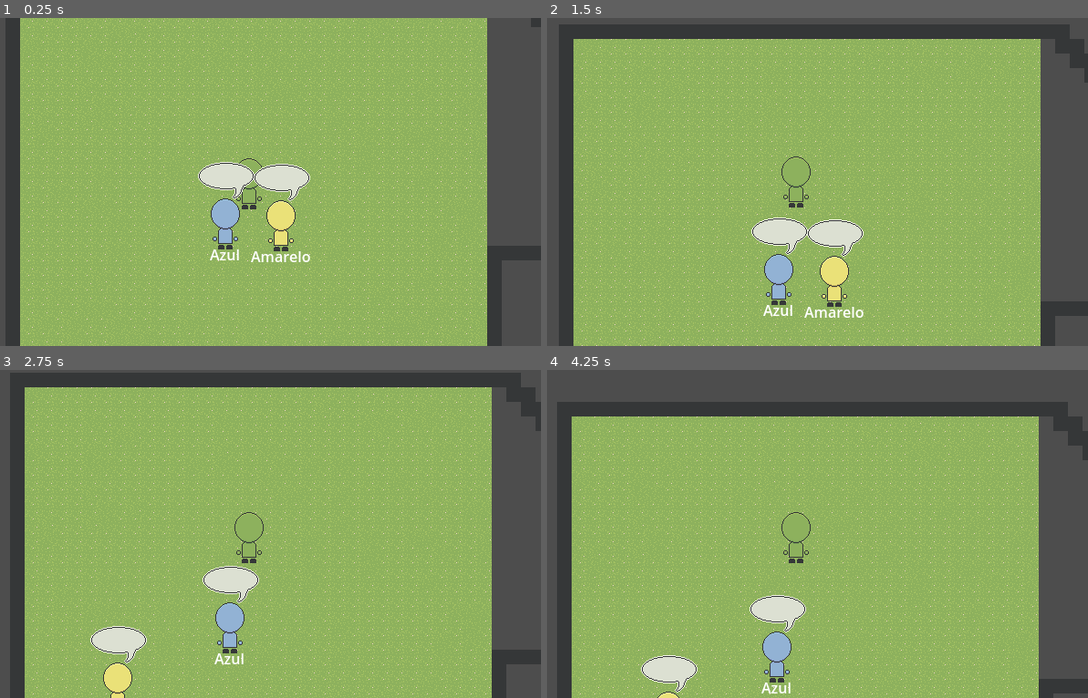
Above: before the commit, frames 1-4 (two rows, left to right).
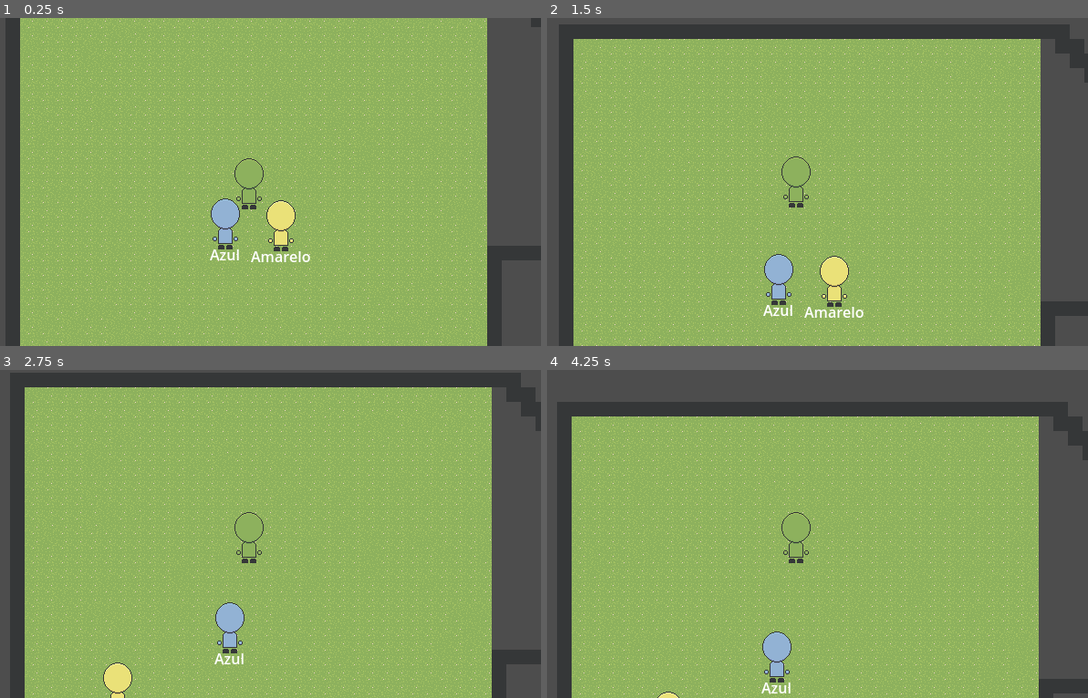
Above: after the commit, the same moments.

Repository: AugustoRemus/DetetiveGrafos
Game: Godot game, scene res://Scenes/DebugTeste/fase_debug.tscn
Same seed, same stepped clock (60 frames per second), same inputs: the game is played once before the commit and once after it.
Inputs (mouse positions are in pixels of both pictures, inside the frame that each line leads up to):
- Up to frame 1 (0.25 s): no input
- Up to frame 2 (1.5 s): tap Enter at 0.5 s; move the mouse to (925, 165) at 0.52 s; hold W (up) 0.53-1.28 s; tap E (E) at 0.6 s; tap A (L) at 0.8, 1.35 s; move the mouse to (676, 198) at 1.27 s; hold S (down) from 1.28 s (still down)
- Up to frame 3 (2.75 s): tap Q (Q) at 1.55, 2.1 s; move the mouse to (308, 461) at 2.02 s; release S (down) at 2.03 s; hold W (up) from 2.03 s (still down); tap D (R) at 2.3 s
- Up to frame 4 (4.25 s): move the mouse to (768, 599) at 2.77 s; tap D (R) at 2.85 s; tap E (E) at 3.05, 3.6 s; move the mouse to (968, 583) at 3.52 s; release W (up) at 3.53 s; hold S (down) from 3.53 s (still down); tap A (L) at 3.8 s

The runs differ from the first frame. In frame 1, 1.5% of the frame differs, in the area x 36-58%, y 43-56%; in frame 2, 1.5%; in frame 3, 1.5%; in frame 4, 1.5%, in the area x 17-48%, y 68-99%.

Commit message:
baloes funcionando

Diff:
--- a/detetivegrafos/Scenes/base_np_cs.tscn
+++ b/detetivegrafos/Scenes/base_np_cs.tscn
@@ -1,15 +1,22 @@
-[gd_scene load_steps=12 format=3 uid="uid://p06c8bn2f2o4"]
+[gd_scene load_steps=16 format=3 uid="uid://p06c8bn2f2o4"]
 
 [ext_resource type="Script" uid="uid://qr814uioqvcr" path="res://Scripts/NPCs/base_np_cs.gd" id="1_cf2bg"]
 [ext_resource type="Texture2D" uid="uid://cyjrq7vohb5rb" path="res://Sprites/Placeholders/NPCAzul.png" id="1_udhxp"]
+[ext_resource type="Script" uid="uid://77eldh1g5rrx" path="res://Scripts/NPCs/LogicaBalao.gd" id="3_8tr8j"]
 [ext_resource type="Script" uid="uid://do2li500nlhjs" path="res://Scripts/NPCs/spriteNPCs.gd" id="3_y6ahf"]
+[ext_resource type="Texture2D" uid="uid://cmairux3gbi5n" path="res://Sprites/Placeholders/deslikePNG.png" id="4_4tvce"]
 [ext_resource type="Texture2D" uid="uid://u1m0qrq4xts8" path="res://Sprites/Placeholders/silhueta.png" id="4_nf2cc"]
 [ext_resource type="Script" uid="uid://c7vb66rsbo7d4" path="res://Scripts/NPCs/navigation_agent_2d.gd" id="4_y6ahf"]
+[ext_resource type="Texture2D" uid="uid://c43qslgwer5la" path="res://Sprites/Placeholders/likePNG.png" id="5_pcq1i"]
 [ext_resource type="Script" uid="uid://ckf1g5wqysw3g" path="res://Scripts/NPCs/logica_destino.gd" id="5_ujk41"]
 [ext_resource type="Script" uid="uid://tuo8pkkfmcsi" path="res://Scripts/NPCs/animacao.gd" id="6_ypi4a"]
 [ext_resource type="Script" uid="uid://sp1uarpyia7f" path="res://Scripts/NPCs/nome_cor.gd" id="8_lxbre"]
 [ext_resource type="Script" uid="uid://dhl8l8mv4waxx" path="res://Scripts/NPCs/logica_interacoes.gd" id="9_taqbl"]
 [ext_resource type="Texture2D" uid="uid://blqrrynie23yc" path="res://Sprites/Placeholders/BalaoBasePNG.png" id="10_wbx1d"]
+
+[sub_resource type="Curve" id="Curve_4tvce"]
+_data = [Vector2(0.0691489, 1), 0.0, 0.0, 0, 0, Vector2(0.526596, 0.52809), 0.0, 0.0, 0, 0, Vector2(1, 0), 0.0, 0.0, 0, 0]
+point_count = 3
 
 [sub_resource type="RectangleShape2D" id="RectangleShape2D_ypi4a"]
 size = Vector2(13, 12)
@@ -26,9 +33,17 @@
 silhuetaNodo = NodePath("Sprite/Silhueta")
 "LogicaInteraçoes" = NodePath("LogicaInteracoes")
 
-[node name="BalaoBasePng" type="Sprite2D" parent="."]
+[node name="BalaoBasePng" type="Sprite2D" parent="." node_paths=PackedStringArray("timer")]
+visible = false
 position = Vector2(1, -38)
 texture = ExtResource("10_wbx1d")
+script = ExtResource("3_8tr8j")
+baloes = Array[Texture2D]([ExtResource("4_4tvce"), ExtResource("5_pcq1i")])
+timer = NodePath("timerBalao")
+_visibitiCurve = SubResource("Curve_4tvce")
+
+[node name="timerBalao" type="Timer" parent="BalaoBasePng"]
+wait_time = 3.0
 
 [node name="Sprite" type="Sprite2D" parent="."]
 texture = ExtResource("1_udhxp")
@@ -70,7 +85,9 @@
 autowrap_mode = 2
 script = ExtResource("8_lxbre")
 
-[node name="LogicaInteracoes" type="Node" parent="."]
+[node name="LogicaInteracoes" type="Node" parent="." node_paths=PackedStringArray("logicaBalao")]
 script = ExtResource("9_taqbl")
+logicaBalao = NodePath("../BalaoBasePng")
 
+[connection signal="timeout" from="BalaoBasePng/timerBalao" to="BalaoBasePng" method="_on_timer_balao_timeout"]
 [connection signal="timeout" from="timerDestino" to="NavigationAgent2D" method="_on_timer_destino_timeout"]
--- /dev/null
+++ b/detetivegrafos/Scripts/NPCs/LogicaBalao.gd
@@ -0,0 +1,26 @@
+extends Sprite2D
+
+@export var baloes: Array[Texture2D]
+
+@export var timer: Timer
+
+
+#curva q vai definir a visibilidade, implementar dps
+@export var _visibitiCurve: Curve
+
+#tempo da animacao
+@export var _duracao: float
+
+
+func exibirBalao(balao:int):
+	#starta o timer
+	timer.start()
+	#define a textura
+	texture = baloes[balao]
+	#mostra
+	visible = true
+
+
+func _on_timer_balao_timeout() -> void:
+	visible = false
+	#_sumindo = true
--- a/detetivegrafos/Scripts/NPCs/logica_interacoes.gd
+++ b/detetivegrafos/Scripts/NPCs/logica_interacoes.gd
@@ -1,5 +1,6 @@
 extends Node
 @onready var base_np_cs: NPCClasse = $".."
+@export var logicaBalao: Sprite2D
 
 #matriz
 var _matriz
@@ -32,13 +33,10 @@
 
 	#sao da mesma cor, esta pedindo o id igual
 	if(idInteracao == base_np_cs.id):
-		print("somos iguais")
+		logicaBalao.exibirBalao(0)
 		#sai para n testar
+		#chama funcao de fantasma da logica
 		return
 
-	#pela matriz de adjacencia
-	if(_matriz[idInteracao][base_np_cs.id] == 0):
-		print("nao te gosto")
-
-	elif(_matriz[idInteracao][base_np_cs.id] == 1):
-		print("te gosto")
+	#chama com o numero da interacao
+	logicaBalao.exibirBalao(_matriz[idInteracao][base_np_cs.id])
--- a/detetivegrafos/Scripts/Player/area.gd
+++ b/detetivegrafos/Scripts/Player/area.gd
@@ -33,6 +33,16 @@
 		#n ta vazio
 	if corpos.size() == 0:
 		corpoAtual = null
+		#o jogador n tem ninguem perto para conversar nem roubar
+		#player.possoConversar = false
+		#player.possoRoubarCor = false
+
+		#se n tem o id é pq ele n tem cor pra roubar
+		#if(player.idNPCTransformado != null):
+		#	player.possoTranformar = true
+		#else:
+		#	player.possoTranformar = false
+
 		return
 
 
@@ -45,15 +55,24 @@
 		#caso inicial
 		if menorDist == null:
 			menorDist = corpo.global_position.distance_to(player.global_position)
+
+
 			corpoAtual = corpo
 		else:
 			#calcula distancia
 			var distanciaAtual = corpo.global_position.distance_to(player.global_position)
 			#se for menor muda o corpo atual
 			if distanciaAtual < menorDist:
+
+
 				corpoAtual = corpo
 				menorDist = distanciaAtual
 
 	#mostra a silhueta do corpo atual
 	#caso for null mudar na iu oq da pra fazer
 	corpoAtual.silhueta(1)
+
+	#tem alguem perto para roubar
+	#player.possoRoubarCor = true
+	#player.possoConversar = true
+	#player.possoTransformar = false
--- a/detetivegrafos/Scripts/Player/protagonista.gd
+++ b/detetivegrafos/Scripts/Player/protagonista.gd
@@ -8,6 +8,19 @@
 
 #id do npc transformado, vai ser um int
 var idNPCTransformado = null
+
+#se o personagem pode se transformar (n tem nada perto)
+var possoTransformar: bool
+#se o personagem pode conversar
+var possoConversar: bool
+#se o personagem pode roubar a cor
+var possoRoubarCor: bool
+
+
+func _process(delta: float) -> void:
+	if(idNPCTransformado == null):
+		possoConversar = false
+
 
 #debug
 #zoom esta bugando as texturas
--- a/detetivegrafos/Scripts/Player/transformador.gd
+++ b/detetivegrafos/Scripts/Player/transformador.gd
@@ -15,6 +15,7 @@
 	if Input.is_action_just_pressed("Q"):
 		if area.corpoAtual:
 			podeTransformar = area.corpoAtual
+			#player.possoTransformar = true
 		else:
 			#barulho erro
 			print("nada perto")
@@ -29,6 +30,8 @@
 	if podeTransformar:
 		sprite.texture = podeTransformar.sprite.texture
 		player.idNPCTransformado = podeTransformar.id
+
+		#player.possoTransformar = false
 	else:
 		print("n da pra se transformar")
 		#barulho erro
Not shown, added: detetivegrafos/Scripts/NPCs/LogicaBalao.gd.uid
Binary file added: detetivegrafos/Sprites/Placeholders/deslikePNG.png
Not shown, added: detetivegrafos/Sprites/Placeholders/deslikePNG.png.import
Binary file added: detetivegrafos/Sprites/Placeholders/likePNG.png
Not shown, added: detetivegrafos/Sprites/Placeholders/likePNG.png.import
Not shown, added: Aseprite/baloes/Deslike.ase
Not shown, added: Aseprite/baloes/deslikePNG.png
Not shown, added: Aseprite/baloes/like.ase
Not shown, added: Aseprite/baloes/likePNG.png
